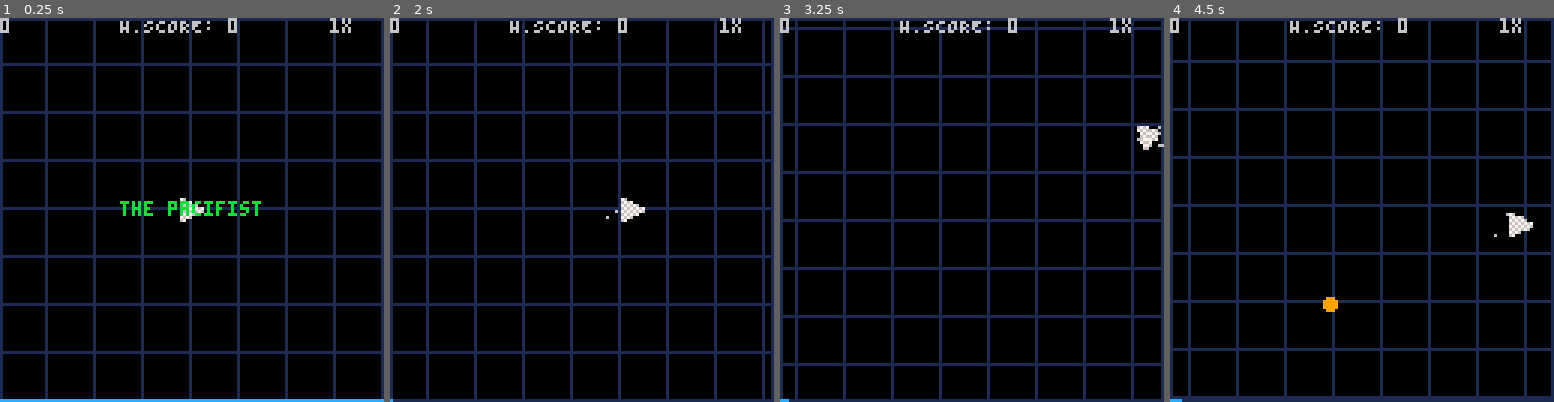
Above: before the commit, frames 1-4 (left to right).
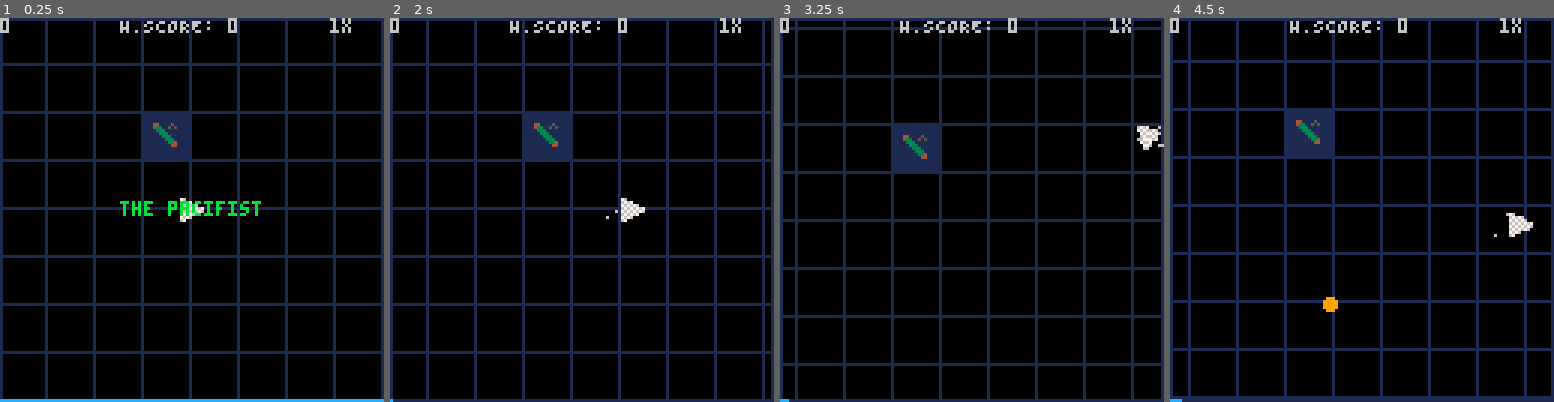
Above: after the commit, the same moments.

Repository: lucdubois/pico-8-pacifist
Game: PICO-8 cartridge the-pacifist.p8
The game is run twice, just before and just after one commit, with the same random seed, the same clock (stepped at 60 frames per second) and the same inputs.
Inputs:
- Up to frame 1 (0.25 s): no input
- Up to frame 2 (2 s): tap O (Z key) at 0.7, 1.7 s; hold Right from 1.6 s (still down)
- Up to frame 3 (3.25 s): release Right at 2.1 s; tap O (Z key) at 2.1, 2.5, 2.9 s; hold Up 2.15-2.42 s; hold Right 2.47-3.03 s; hold Left from 3.08 s (still down)
- Up to frame 4 (4.5 s): tap O (Z key) at 3.3, 3.7, 4.1 s; release Left at 3.58 s; hold Down 3.63-3.97 s; hold Right from 4.02 s (still down)

The runs differ from the first frame. In frame 1, 1.4% of the frame differs, in the area x 37-50%, y 25-37%; in frame 2, 1.4%; in frame 3, 1.4%; in frame 4, 1.4%.

Commit message:
fix random PU

Diff:
--- a/the-pacifist.p8
+++ b/the-pacifist.p8
@@ -23,12 +23,14 @@
     justDied=0
     powerUps={
         moreGates=0,
-        bigGates=0
+        bigGates=0,
+        slowEnemies=0
     }
     difficulty=0 --0 to 1
     score2 = {0, 0, 0}
     highscore2 = {0, 0, 0}
     music(0)
+    spawnRandomPU()
 end
 
 function _update60()
@@ -51,7 +53,7 @@
 
         spawnStuff()
 
-        foreach(fieldpus, managePUCollision)
+        foreach(fieldpus, managePU)
         foreach(gates, manageGate)
         foreach(enemies, manageEnemy)
 
@@ -102,9 +104,12 @@
     bombRechargeT=0
     powerUps={
         moreGates=0,
-        bigGates=0
+        bigGates=0,
+        slowEnemies=0
     }
+    difficulty=0 --0 to 1
     fieldpus = {}
+    spawnRandomPU()
 end
 
 function spawnStuff()
@@ -142,11 +147,9 @@
         spawnEnemy(en)
     end
 
-    -- if gt % 2 == 0 then
-    --     local pu = BigGatesPU:new{}
-    --     pu:spawn()
-    --     add(fieldpus, pu)
-    -- end
+    if gt % 45 == 0 then
+        spawnRandomPU()
+    end
 
     if (gt % (5-powerUps.moreGates) == 0) then
         newGate()
@@ -320,7 +323,9 @@
     end
 end
 
-function managePUCollision(pu)
+function managePU(pu)
+    pu.time-=1
+    if pu.time == 0 then del(fieldpus, pu) end
     if (pu.x-xmod < p.x and 15+pu.x-xmod > p.x and pu.y-ymod < p.y and 15+pu.y-ymod > p.y) then
         pu.catch()
         del(fieldpus, pu)
@@ -418,6 +423,35 @@
         }
         bombInUse = false
     end
+end
+
+function spawnRandomPU()
+    local pus =
+    {
+      [1] = spawnMoreGatesPU,
+      [2] = spawnBigGatesPU,
+      [3] = spawnSlowEnemiesPU,
+    }
+    local rand = rnd(3)
+    local i = flr(rand)+1
+    if i == 4 then i = 3 end
+    pus[i]()
+end
+
+function spawnMoreGatesPU()
+    local pu = MoreGatesPU:new{}
+    pu:spawn()
+    add(fieldpus, pu)
+end
+function spawnBigGatesPU()
+    local pu = BigGatesPU:new{}
+    pu:spawn()
+    add(fieldpus, pu)
+end
+function spawnSlowEnemiesPU()
+    local pu = SlowEnemiesPU:new{}
+    pu:spawn()
+    add(fieldpus, pu)
 end
 
 function drawGateCircle(gate)
@@ -593,6 +627,9 @@
 }
 BigGatesPU = PowerUp:new{
     sprite=21
+}
+SlowEnemiesPU = PowerUp:new{
+    sprite=22
 }
 Player = Shape:new{
     sprite = 0,
@@ -661,6 +698,10 @@
     powerUps.bigGates+=1
 end
 
+function SlowEnemiesPU:catch()
+    powerUps.slowEnemies+=0.03
+end
+
 function Shape:draw()
     circfill(self.x,self.y,2,self.color)
 end
@@ -691,10 +732,11 @@
     local diffx =  self.x - p.x
     local diffy = self.y - p.y
     local angle = atan2(diffx, diffy*-1)
+    local frictionModifier = 0
     self.dx += self.acc*(cos(angle)*-1)
     self.dy += self.acc*sin(angle)
-    self.dx*=self.friction
-    self.dy*=self.friction
+    self.dx*=self.friction-(powerUps.slowEnemies*1.5)
+    self.dy*=self.friction-(powerUps.slowEnemies*1.5)
     self.x+=self.dx
     self.y+=self.dy
     if (self.x>126) then self.x=126 end
@@ -734,8 +776,8 @@
         self.angle = atan2(diffx, diffy*-1)
         self.dx += self.acc*cos(self.angle)*-10
         self.dy += self.acc*sin(self.angle)*10
-        self.dx*=self.friction
-        self.dy*=self.friction
+        self.dx*=self.friction-(powerUps.slowEnemies/3)
+        self.dy*=self.friction-(powerUps.slowEnemies/3)
 
         self.x+=self.dx
         self.y+=self.dy
@@ -888,14 +930,14 @@
 d5d5d5006d6d6d0067676700d5d5d500000000000000000000000000000000000000000000000000000000000000000000000000000000000000000000000000
 5d5d0000d6d60000767600005d5d0000000000000000000000000000000000000000000000000000000000000000000000000000000000000000000000000000
 d50000006d00000067000000d5000000000000000000000000000000000000000000000000000000000000000000000000000000000000000000000000000000
-00000000000000000000000000000000440000004400005000000000000000000000000000000000000000000000000000000000000000000000000000000000
-00000000000000000000000000000000430000504330050500000000000000000000000000000000000000000000000000000000000000000000000000000000
-00000000000000000000000000000000003005550333000000000000000000000000000000000000000000000000000000000000000000000000000000000000
-00000000000000000000000000000000000300500033300000000000000000000000000000000000000000000000000000000000000000000000000000000000
-00000000000000000000000000000000000030000003330000000000000000000000000000000000000000000000000000000000000000000000000000000000
-00000000000000000000000000000000000003000000333000000000000000000000000000000000000000000000000000000000000000000000000000000000
-00000000000000000000000000000000000000340000033400000000000000000000000000000000000000000000000000000000000000000000000000000000
-00000000000000000000000000000000000000440000004400000000000000000000000000000000000000000000000000000000000000000000000000000000
+000000000000000000000000000000004400000044000050d0000000000000000000000000000000000000000000000000000000000000000000000000000000
+0000000000000000000000000000000043000050433005050d000505000000000000000000000000000000000000000000000000000000000000000000000000
+00000000000000000000000000000000003005550333000000d00050000000000000000000000000000000000000000000000000000000000000000000000000
+000000000000000000000000000000000003005000333000d0000000000000000000000000000000000000000000000000000000000000000000000000000000
+0000000000000000000000000000000000003000000333000d004400000000000000000000000000000000000000000000000000000000000000000000000000
+00000000000000000000000000000000000003000000333000044440000000000000000000000000000000000000000000000000000000000000000000000000
+00000000000000000000000000000000000000340000033400044440000000000000000000000000000000000000000000000000000000000000000000000000
+00000000000000000000000000000000000000440000004400004400000000000000000000000000000000000000000000000000000000000000000000000000
 00000000000000000000000000000000000000000000000000000000000000000000000000000000000000000000000000000000000000000000000000000000
 00000000000000000000000000000000000000000000000000000000000000000000000000000000000000000000000000000000000000000000000000000000
 00000000000000000000000000000000000000000000000000000000000000000000000000000000000000000000000000000000000000000000000000000000
